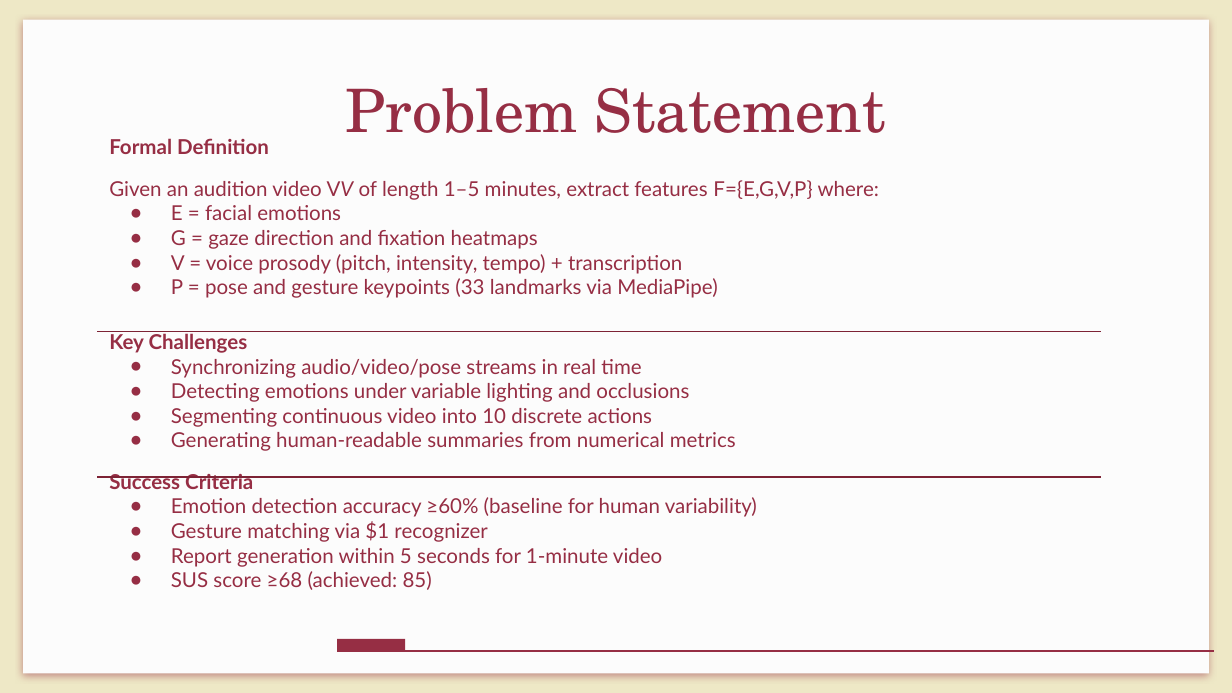
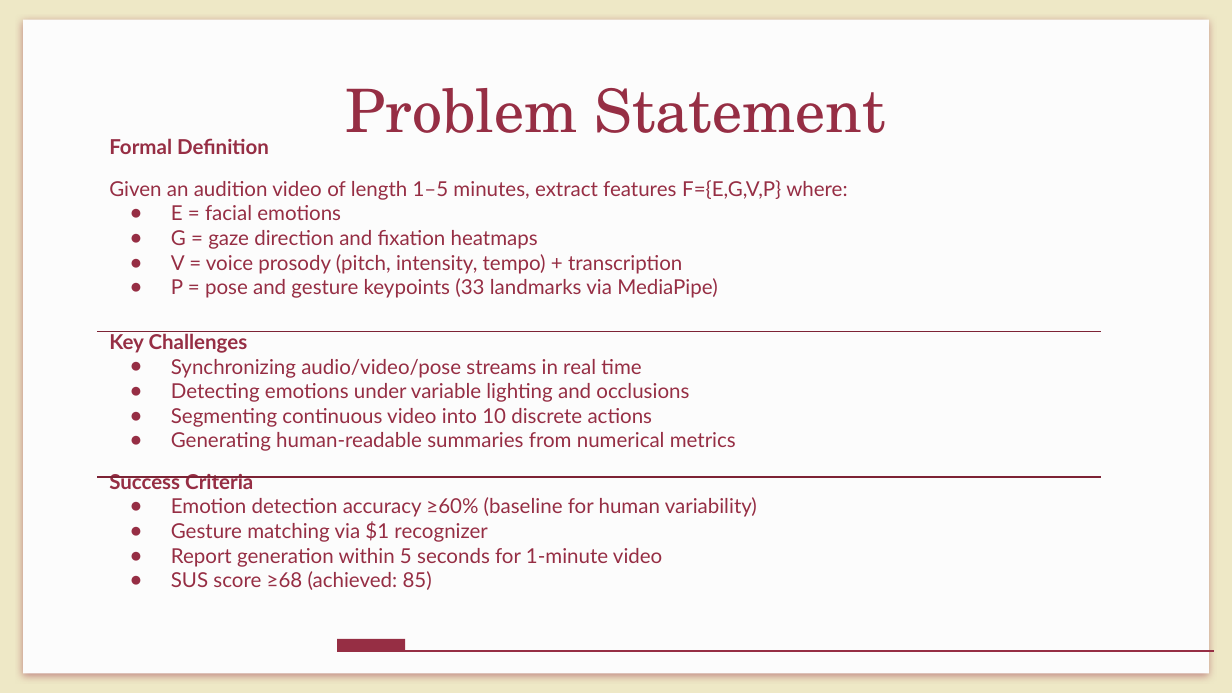
Before and after one commit to MiraPhilip12/Graduation_Project_ESLSCA, a slide deck: slide 8 of Final Milestone/Graduation_Project_Final_Presentation.pptx. Drawn at 1232x693 pixels with LibreOffice and Linux fonts; fonts in the diff are those of the drawing. Boxes give left, top, right and bottom in pixels: in the first picture for what was removed or moved away, otherwise in the second. Text is boxed around its words. In the diff, an @@ line names an element or a change of style, - is before the commit and + after.

```diff
--- a/Final Milestone/Graduation_Project_Final_Presentation.pptx
+++ b/Final Milestone/Graduation_Project_Final_Presentation.pptx
@@ text at [109, 180, 847, 200]: text changed @@
-Given an audition video VV of length 1–5 minutes, extract features F={E,G,V,P} where:
+Given an audition video of length 1–5 minutes, extract features F={E,G,V,P} where:
```
Also in this commit, not shown: 4 other slides changed, 1 other file.
